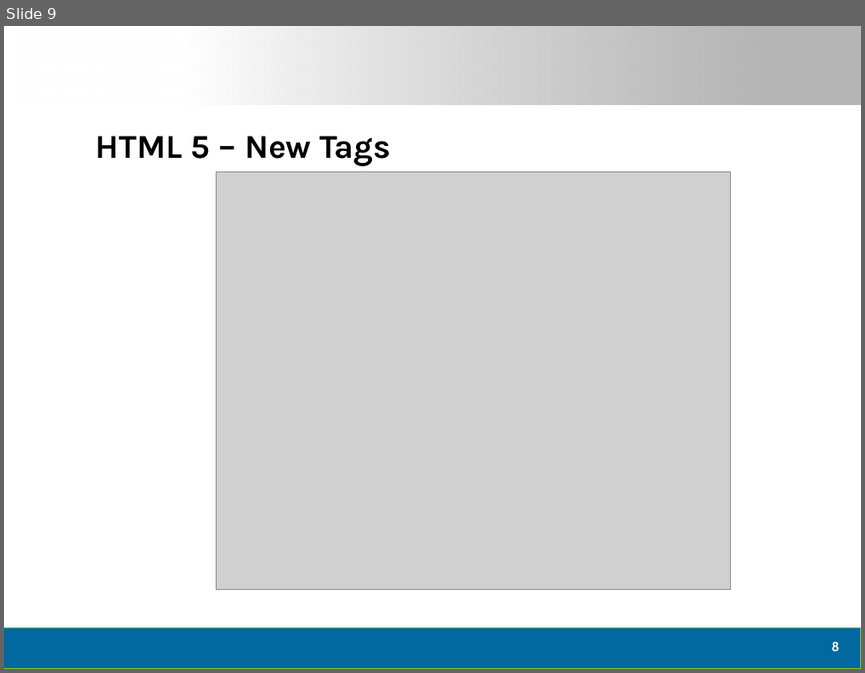
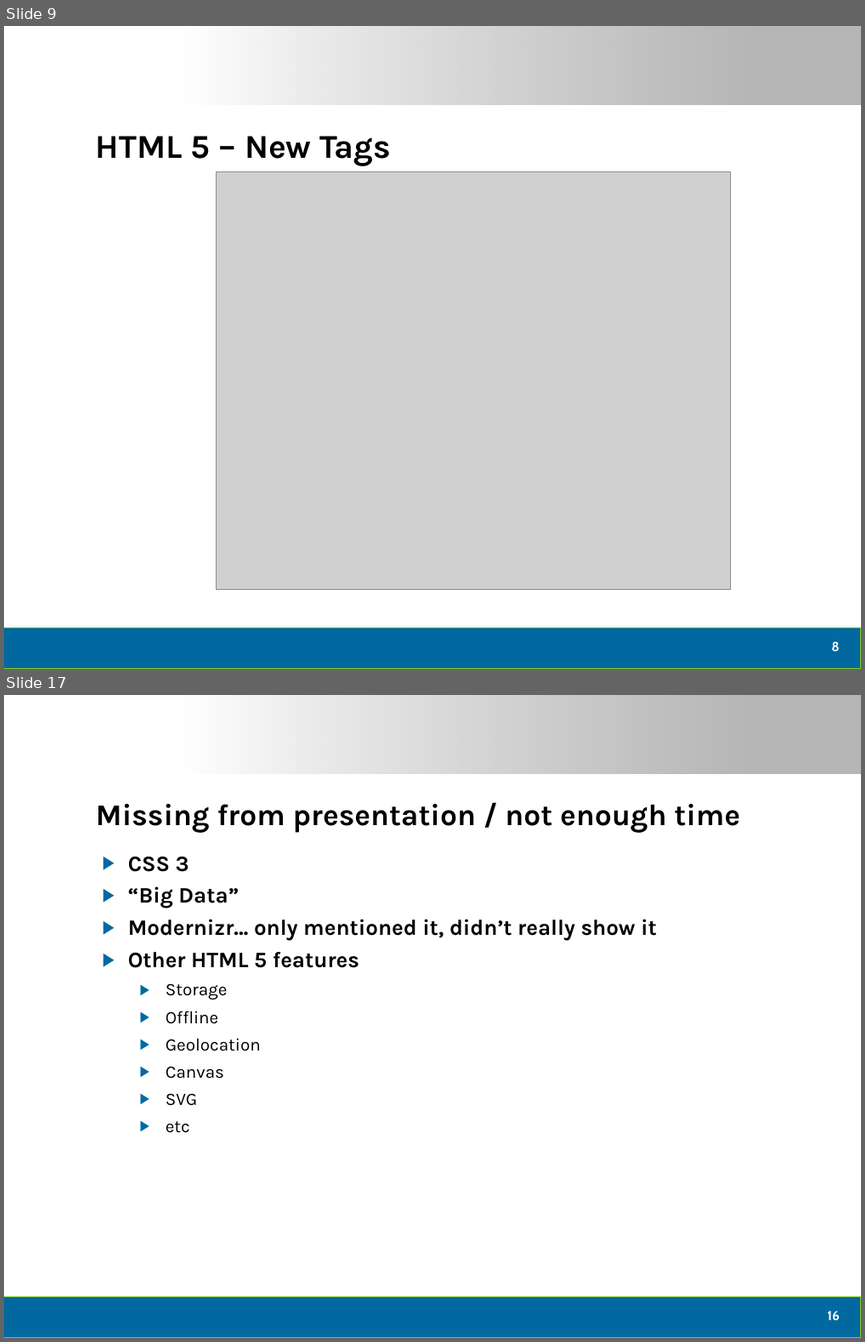
Before and after one commit to dtomyn/HTML5Demo1, a slide deck: Docs/2012 - Live360 Event Review (NEWER).pptx. Shown one above the other, each under a label of ours: slide 9 before the commit, slides 9 and 17 after it; the slides between them are not shown. The pictures are 865x673 and 865x1342 pixels, drawn with LibreOffice and Linux fonts; fonts in the diff are those of the drawing; grey boxes stand for pictures; background and template pictures are left out. Boxes give left, top, right and bottom in pixels: in the first picture for what was removed or moved away, otherwise in the second. Text is boxed around its words. In the diff, an @@ line names an element or a change of style, - is before the commit and + after.

```diff
--- a/Docs/2012 - Live360 Event Review (NEWER).pptx
+++ b/Docs/2012 - Live360 Event Review (NEWER).pptx
@@ slide 17 added at (x1=4, y1=695, x2=861, y2=1338), background #FFFFFF; not listed: 2 template elements that a slide beside it also shows @@
@@ title added at (x1=96, y1=804, x2=740, y2=833), 25.2 pt, text #000000, bold @@
+Missing from presentation / not enough time
@@ text added at (x1=128, y1=857, x2=657, y2=1133), 18.5 pt, text #000000, bold @@
+▶ CSS 3
+▶ “Big Data”
+▶ Modernizr… only mentioned it, didn’t really show it
+▶ Other HTML 5 features
+  ▶ Storage
+  ▶ Offline
+  ▶ Geolocation
+  ▶ Canvas
+  ▶ SVG
+  ▶ etc
@@ page number added at (x1=827, y1=1310, x2=839, y2=1320), 11 pt, text #FFFFFF, bold @@
+16
```
Also in this commit, not shown: 13 slides changed, 1 other slide added, 3 other files.
